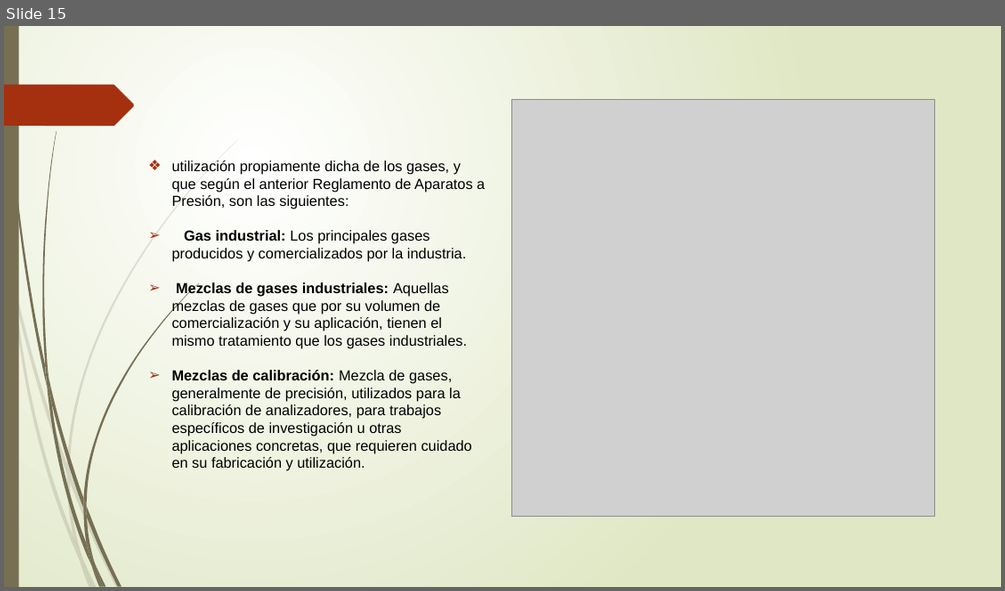
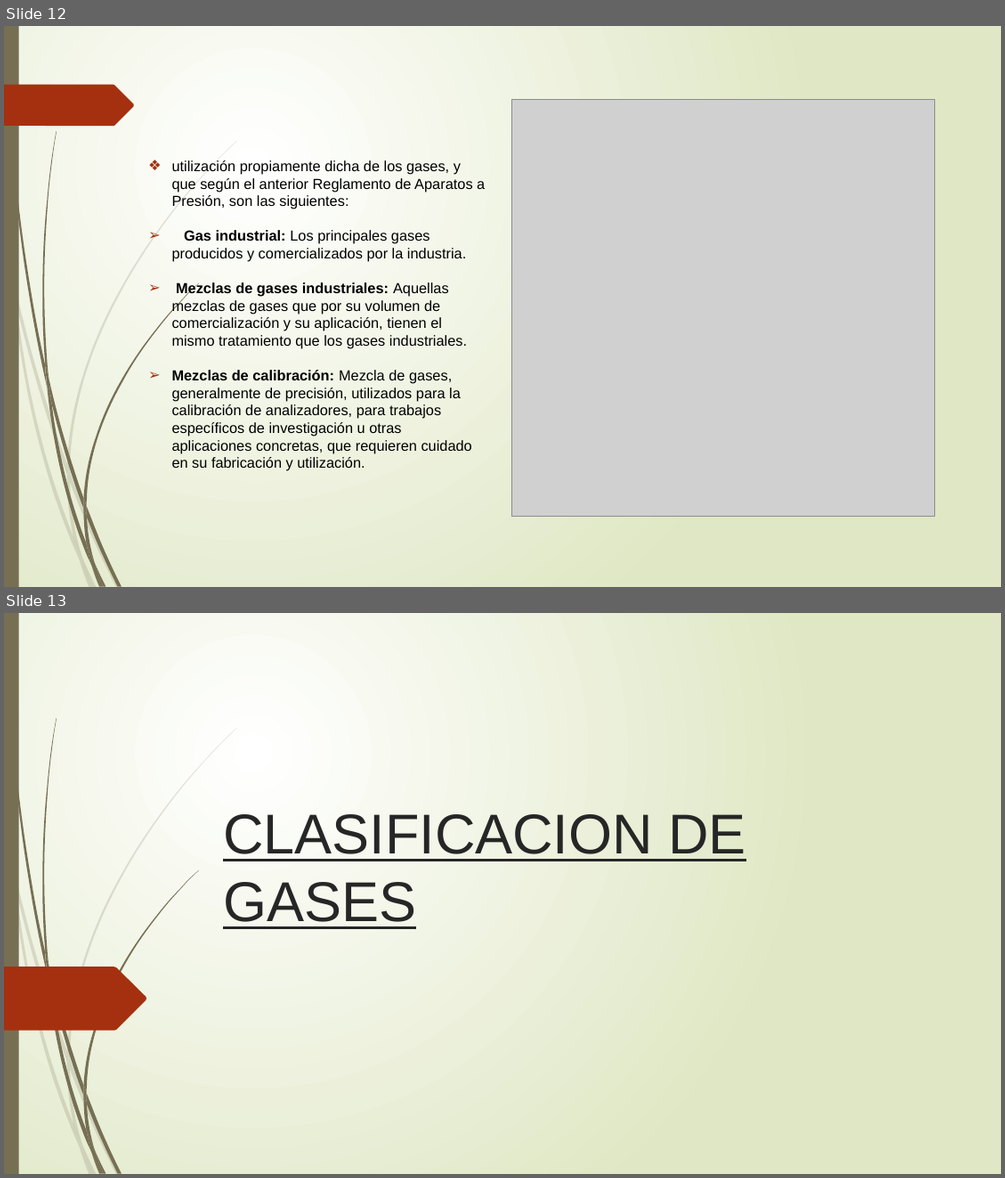
Before and after one commit to IvanRivera771/Documentos-GIT, a slide deck: Trabajo de Investigación Gases.pptx. Shown one above the other, each under a label of ours: slide 15 before the commit, slides 12 and 13 after it. The pictures are 1005x591 and 1005x1178 pixels, drawn with LibreOffice and Linux fonts; fonts in the diff are those of the drawing; grey boxes stand for pictures. Boxes give left, top, right and bottom in pixels: in the first picture for what was removed or moved away, otherwise in the second. Text is boxed around its words. In the diff, an @@ line names an element or a change of style, - is before the commit and + after.

Commit message:
gases quimica

```diff
--- a/Trabajo de Investigación Gases.pptx
+++ b/Trabajo de Investigación Gases.pptx
@@ slide 13 added at box(4, 613, 1001, 1174), background gradient #FFFFFF to #DFE8C4; not listed: 23 template elements that a slide beside it also shows @@
@@ title added at box(223, 814, 745, 929), 54 pt, text #262626, underline @@
+CLASIFICACION DE GASES
@@ freeform shape added at box(4, 966, 146, 1030), fill #A53010 @@
@@ what was slide 15 is now slide 12 @@
```
Also in this commit, not shown: 3 slides changed, 18 other slides added, 6 slides removed, 1 other file.
